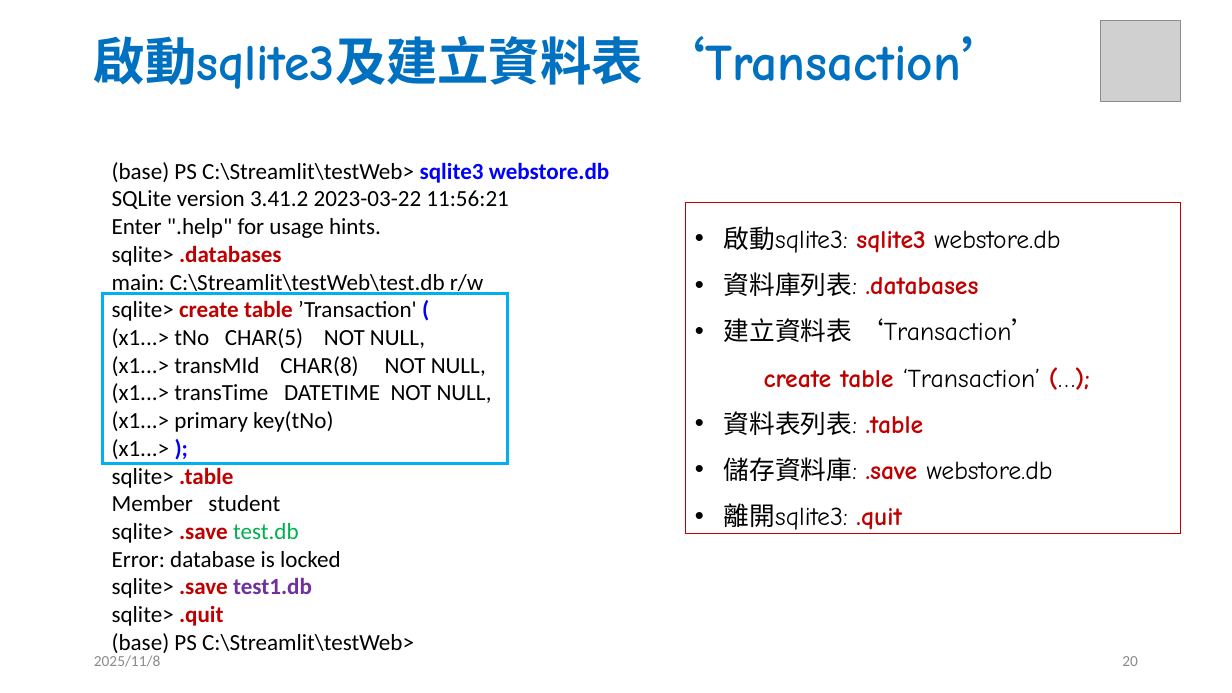
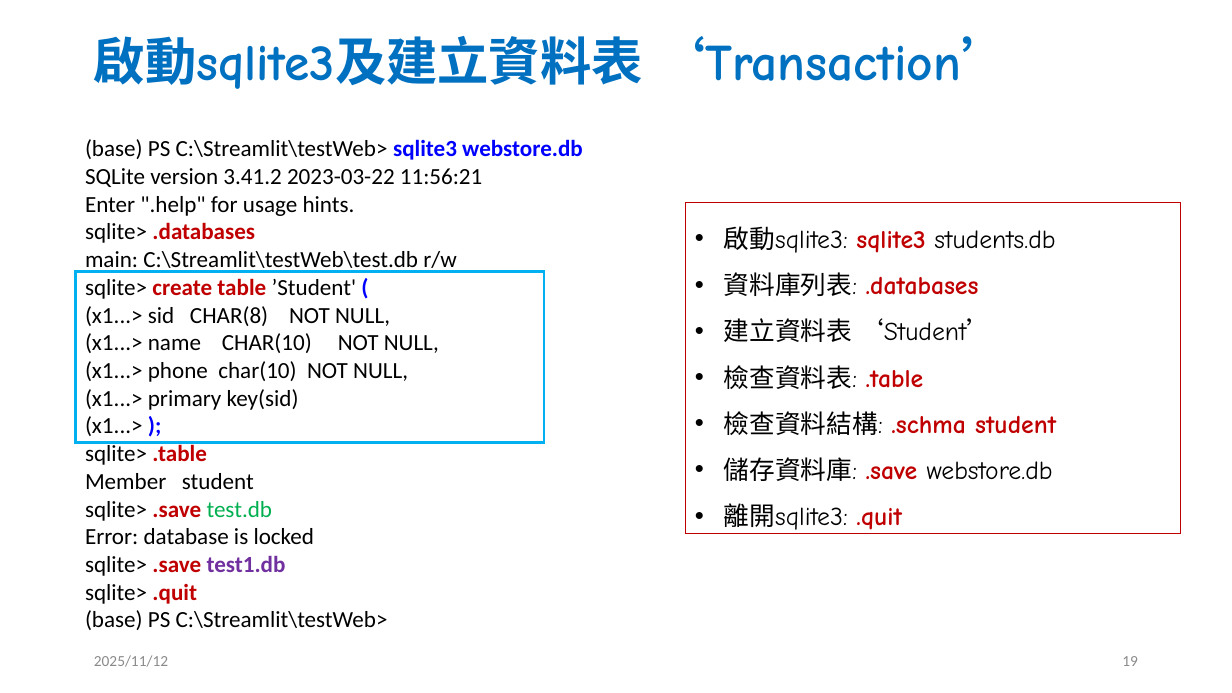
Before and after one commit to jc7qx/2025DB, a slide deck: slide 19 of slides/w10SQL1.pptx (slide 20 before the commit). Drawn at 1232x693 pixels with LibreOffice and Linux fonts; fonts in the diff are those of the drawing; grey boxes stand for pictures. Boxes give left, top, right and bottom in pixels: in the first picture for what was removed or moved away, otherwise in the second. Text is boxed around its words. In the diff, an @@ line names an element or a change of style, - is before the commit and + after.

```diff
--- a/slides/w10SQL1.pptx
+++ b/slides/w10SQL1.pptx
@@ picture removed at [1101, 20, 1181, 101] @@
@@ text "(base) PS C:\Streamlit\testWeb> sqlite3 webstore.db": place and size @@
-text "(base) PS C:\Streamlit\testWeb> sqlite3 webstore.db" at [112, 162, 610, 656]
+text "(base) PS C:\Streamlit\testWeb> sqlite3 webstore.db" at [85, 139, 583, 630]
@@ text in rectangle at [724, 226, 1055, 253]: text changed @@
-• 啟動sqlite3: sqlite3 webstore.db
+• 啟動sqlite3: sqlite3 students.db
@@ rectangle: place and size @@
-rectangle at [103, 293, 507, 463]
+rectangle at [76, 272, 544, 442]
@@ text at [85, 278, 439, 410]: text changed @@
-sqlite> create table ’Transaction' (
-(x1...> tNo CHAR(5) NOT NULL,
-(x1...> transMId CHAR(8) NOT NULL,
-(x1...> transTime DATETIME NOT NULL,
-(x1...> primary key(tNo)
+sqlite> create table ’Student' (
+(x1...> sid CHAR(8) NOT NULL,
+(x1...> name CHAR(10) NOT NULL,
+(x1...> phone char(10) NOT NULL,
+(x1...> primary key(sid)
@@ text in rectangle at [724, 318, 1056, 435]: text changed @@
-• 建立資料表 ‘Transaction’
-create table ‘Transaction’ (…);
-• 資料表列表: .table
+• 建立資料表 ‘Student’
+• 檢查資料表: .table
+• 檢查資料結構: .schma student
@@ text at [94, 655, 168, 667]: text changed @@
-2025/11/8
+2025/11/12
@@ page number at [1122, 656, 1138, 666]: text changed @@
-20
+19
```
Also in this commit, not shown: 53 other slides changed, 3 slides added, 1 slide removed, 8 other files.
